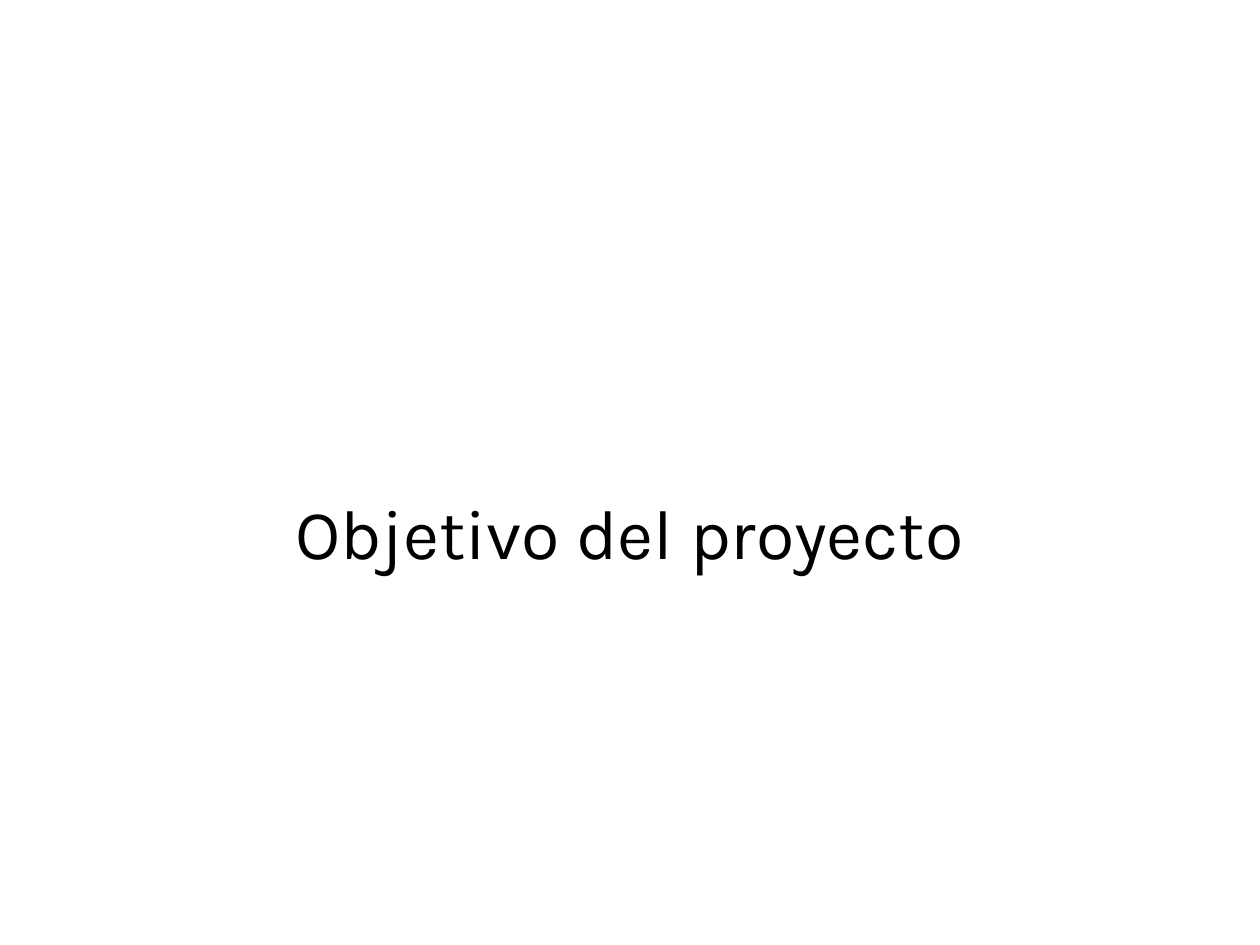
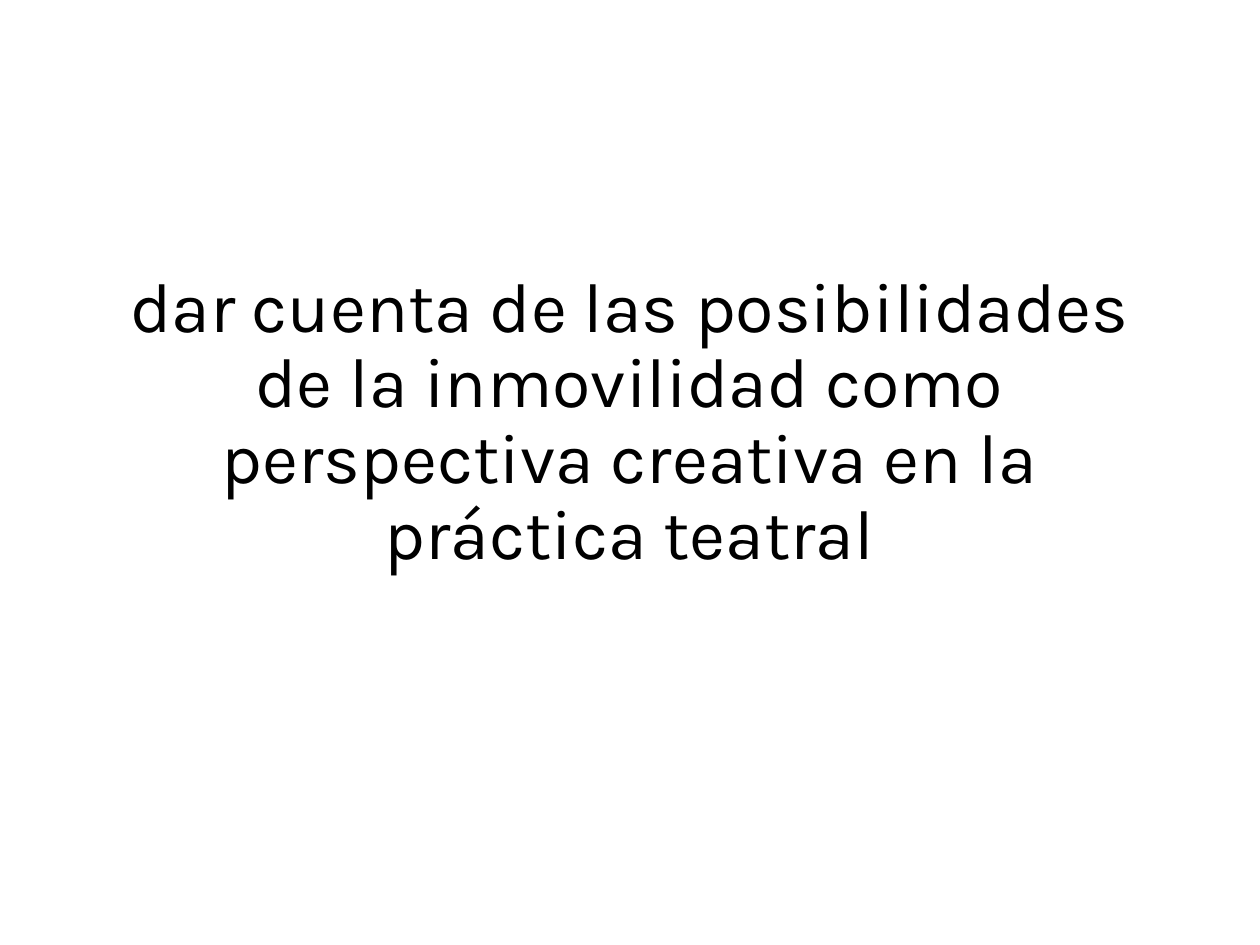
Before and after one commit to adapar-presentations/coloquio-3, a slide deck: slide 3 of powerpoint/tres-lemas.pptx. Drawn at 1260x945 pixels with LibreOffice and Linux fonts; fonts in the diff are those of the drawing. Boxes give left, top, right and bottom in pixels: in the first picture for what was removed or moved away, otherwise in the second. Text is boxed around its words. In the diff, an @@ line names an element or a change of style, - is before the commit and + after.

```diff
--- a/powerpoint/tres-lemas.pptx
+++ b/powerpoint/tres-lemas.pptx
@@ title at bbox=[130, 283, 1128, 575]: text changed @@
-Objetivo del proyecto
+dar cuenta de las posibilidades de la inmovilidad como perspectiva creativa en la práctica teatral
```
Also in this commit, not shown: 3 other slides changed, 11 slides added, 11 slides removed.
